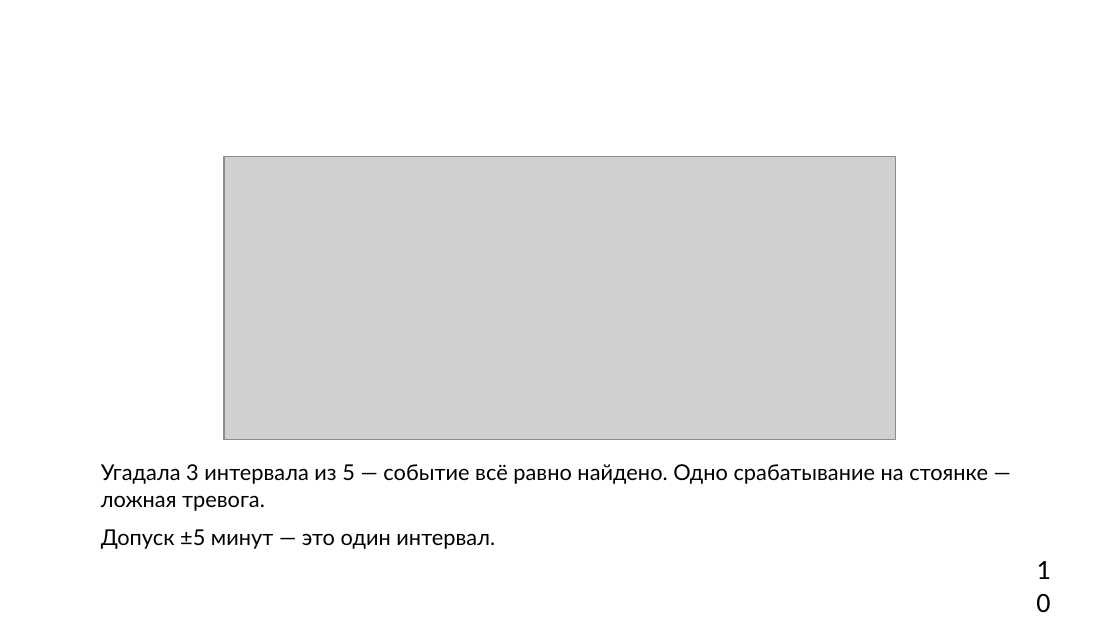
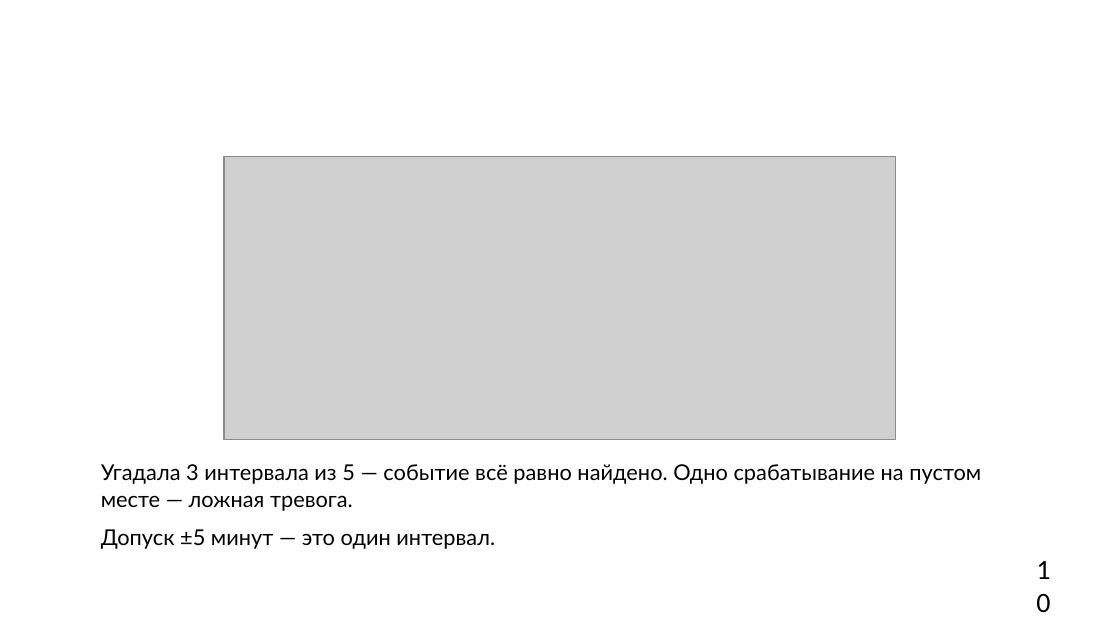
Before and after one commit to hehehelp123/fuel-refuel-lab, a slide deck: slide 10 of Лаба_заправки.pptx. Drawn at 1120x630 pixels with LibreOffice and Linux fonts; fonts in the diff are those of the drawing; grey boxes stand for pictures; background and template pictures are left out. Boxes give left, top, right and bottom in pixels: in the first picture for what was removed or moved away, otherwise in the second. Text is boxed around its words. In the diff, an @@ line names an element or a change of style, - is before the commit and + after.

```diff
--- a/Лаба_заправки.pptx
+++ b/Лаба_заправки.pptx
@@ text at [101,464,981,511]: text changed @@
-Угадала 3 интервала из 5 — событие всё равно найдено. Одно срабатывание на стоянке — ложная тревога.
+Угадала 3 интервала из 5 — событие всё равно найдено. Одно срабатывание на пустом месте — ложная тревога.
```
Also in this commit, not shown: 4 other slides changed, 11 other files.
